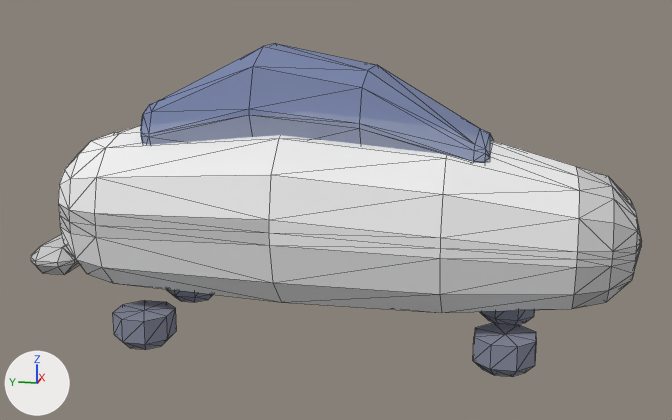
Renders of the OBJ model sdcard/apps/cosmozoom.app/models/hull_pod.obj from each side of a commit.
Both versions are drawn from a 50 mm camera at (-3.79, -0.72, 1.51) aimed at (-0.02, 0.03, 0.56). Every picture has the same lights, and +X, +Y and +Z are marked at lower left. The older version comes first. Mesh edges are drawn as thin lines. Where no turn or scale is listed for an object, it has been applied to the vertices.

The first picture shows 'hull_pod'.
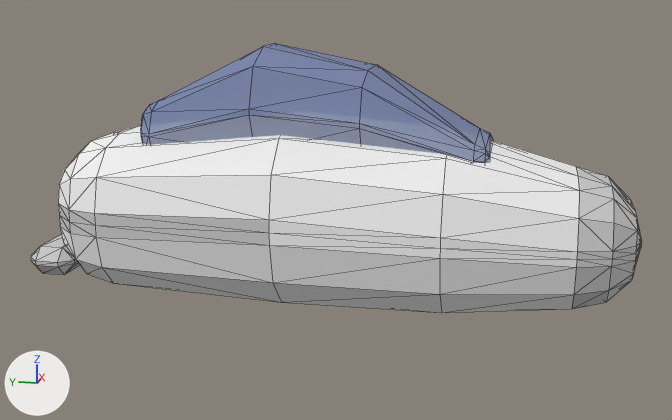
Edits to the bpy script that builds the scene:
```text
Change me_hull_pod:
    used by ob_hull_pod; location = (0.0, 0.0, 0.0)
    remove me_hull_pod.from_pydata(...)  # 418 vertices, 808 faces; spans x -0.48..0.48, y -1.21..1.3, z 0.02..1.25
    add me_hull_pod.from_pydata(...)  # 314 vertices, 616 faces; spans x -0.48..0.48, y -1.21..1.3, z 0.2..1.25
    me_hull_pod part 1: the loose piece of 26 vertices spanning x -0.42..-0.18, y 0.68..0.92, z 0.02..0.16 is deleted
    me_hull_pod part 2: the loose piece of 26 vertices spanning x 0.16..0.4, y -0.82..-0.58, z 0.02..0.16 is deleted
    me_hull_pod part 3: the loose piece of 26 vertices spanning x -0.4..-0.16, y -0.82..-0.58, z 0.02..0.16 is deleted
    me_hull_pod part 4: the loose piece of 26 vertices spanning x 0.18..0.42, y 0.68..0.92, z 0.02..0.16 is deleted
```

Location of each change, (x1, y1, x2, y2) in pixels of the pictures (672 x 420 px):
'hull_pod', reshaped (19% shorter)
    before: (31, 43, 642, 377)
    after: (31, 43, 642, 313)
part 1 of me_hull_pod, deleted
    before: (113, 300, 177, 349)
part 2 of me_hull_pod, deleted
    before: (480, 310, 535, 325)
part 3 of me_hull_pod, deleted
    before: (473, 323, 537, 377)
part 4 of me_hull_pod, deleted
    before: (167, 289, 213, 302)
